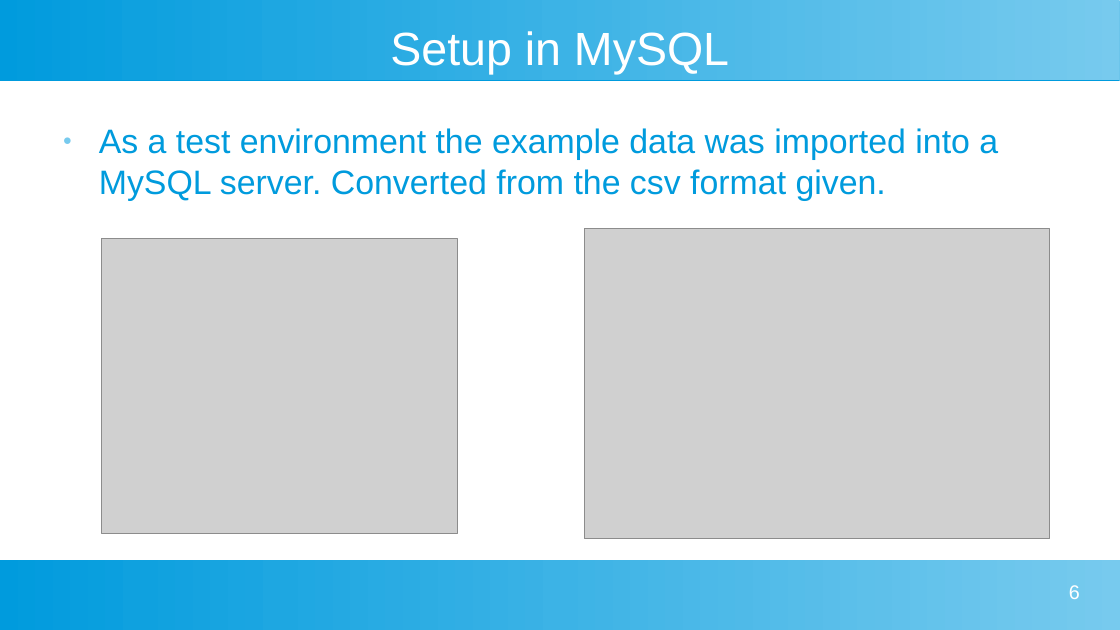
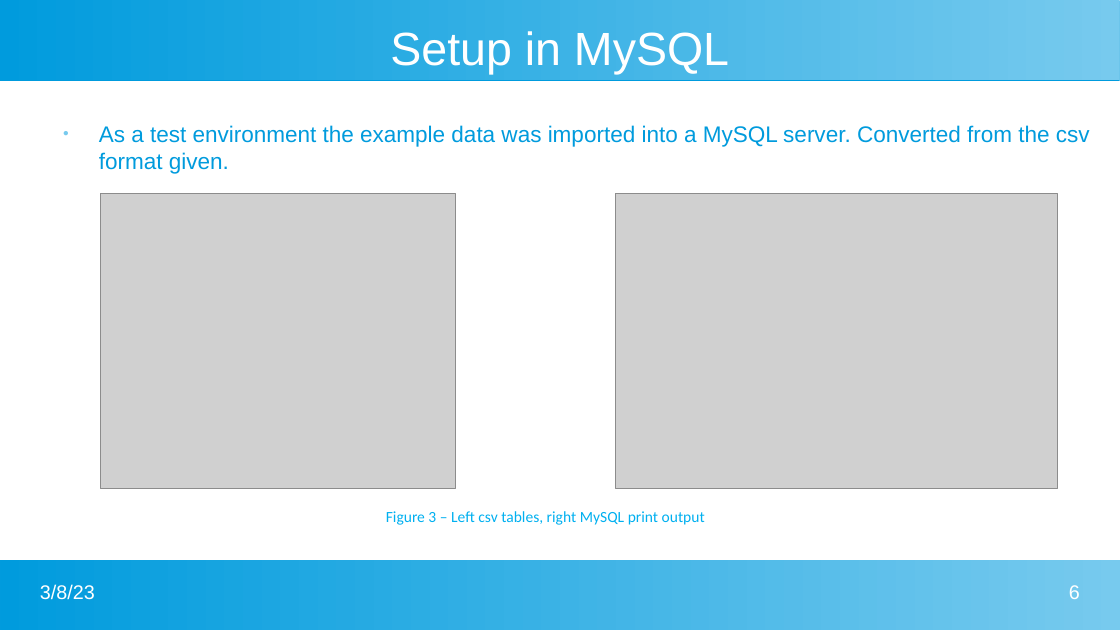
Before and after one commit to ajm1102/Uni-work, a slide deck: slide 6 of Big Data and Data Mining/Presentation/sqlPres.odp. Drawn at 1120x630 pixels with LibreOffice and Linux fonts; fonts in the diff are those of the drawing; grey boxes stand for pictures. Boxes give left, top, right and bottom in pixels: in the first picture for what was removed or moved away, otherwise in the second. Text is boxed around its words. In the diff, an @@ line names an element or a change of style, - is before the commit and + after.

```diff
--- a/Big Data and Data Mining/Presentation/sqlPres.odp
+++ b/Big Data and Data Mining/Presentation/sqlPres.odp
@@ text "As a test environment the ..." at (x1=99, y1=125, x2=1090, y2=174): size 24 to 16 pt; indent changed @@
@@ picture moved from (x1=102, y1=239, x2=457, y2=534) to (x1=101, y1=194, x2=456, y2=489) @@
@@ picture resized from (x1=584, y1=229, x2=1050, y2=539) to (x1=615, y1=194, x2=1058, y2=489) @@
@@ text added at (x1=386, y1=511, x2=705, y2=525), 11 pt, text #00B0F0 @@
+Figure 3 – Left csv tables, right MySQL print output
@@ rectangle removed at (x1=0, y1=560, x2=1120, y2=630) @@
@@ freeform shape added at (x1=0, y1=560, x2=1120, y2=630), fill gradient #77CAEE to #009BDD @@
@@ text added at (x1=40, y1=584, x2=95, y2=600), 14 pt, text #FFFFFF @@
+3/8/23
```
Also in this commit, not shown: 10 other slides changed, 8 other files.
